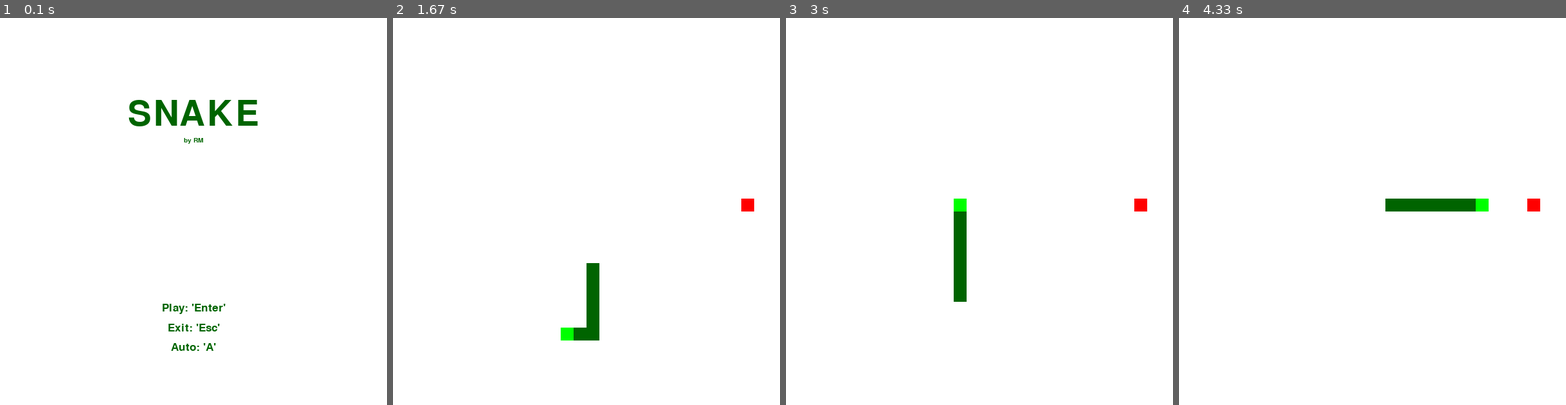
Above: before the commit, frames 1-4 (left to right).
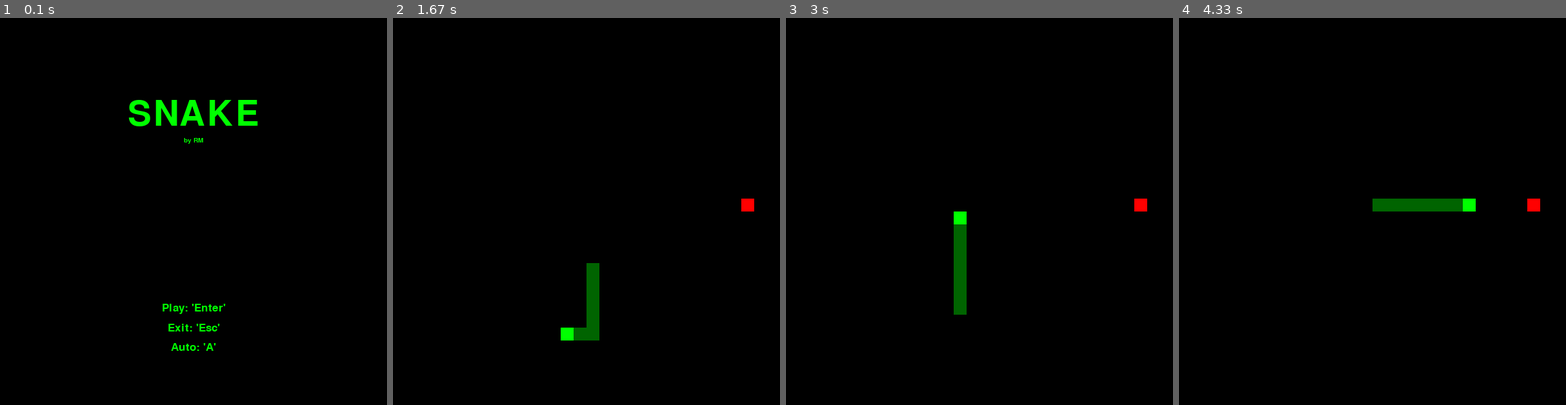
Above: after the commit, the same moments.

Repository: rafael-mrden/snake-pygame
Game: pygame game, started from snake/__main__.py
Same seed, same stepped clock (60 frames per second), same inputs: the game is played once before the commit and once after it.
Inputs:
- Up to frame 1 (0.1 s): no input
- Up to frame 2 (1.67 s): tap A at 0.33 s
- Up to frame 3 (3 s): no input
- Up to frame 4 (4.33 s): no input

The runs differ from the first frame. In frame 1, 100% of the frame differs, in the area x 0-100%, y 0-100%; in frame 2, 99%; in frame 3, 99%; in frame 4, 99%.

Commit message:
variable colors

Diff:
--- a/snake/game.py
+++ b/snake/game.py
@@ -9,27 +9,35 @@
     def __init__(self):
 
         # Game parameters
-        self.background_color = 'white'
-        self.screen_width  = 30
-        self.screen_height = 30
-        self.scaling_factor = 20
-
-        self.game_over_pause = 3 # seconds
-
-        # Initial snake parameters
-        self.initial_position = ( int(self.screen_width / 2), int(self.screen_height / 2) )
-        self.initial_length = 7
-        self.initial_direction = (1, 0)
-        self.initial_speed = 7 # Pixel per seconds
-        self.speed_increment = 0.5
-        #################
+        self.screen_parameters = {
+            'width'  : 30,
+            'height' : 30,
+            'scaling_factor' : 20 ,
+            'game_over_pause' : 3, # seconds
+        }
+
+        self.color_parameters = {
+            'background_color' : 'black',
+            'snake_color' : 'dark green',
+            'snake_head_color' : 'green',
+            'food_color' : 'red',
+            'text_color' : 'green',
+        }
+
+        self.initial_snake_parameters = {
+            'initial_position' : ( int(self.screen_parameters['width'] / 2), int(self.screen_parameters['height'] / 2) ),
+            'initial_length' : 7,
+            'initial_direction' : (1, 0),
+            'initial_speed' : 7, # Pixel per seconds
+            'speed_increment' : 0.25,
+        }
 
         pygame.init()
         pygame.display.set_caption("Snake")
-        self.screen = pygame.display.set_mode((self.screen_width * self.scaling_factor, self.screen_height * self.scaling_factor))
+        self.screen = pygame.display.set_mode((self.screen_parameters['width'] * self.screen_parameters['scaling_factor'], self.screen_parameters['height'] * self.screen_parameters['scaling_factor']))
         self.clock = pygame.time.Clock()
 
-        self.snake = SnakeObject( self.initial_position, self.initial_length, self.initial_direction, self.initial_speed, self.speed_increment, self.screen_width, self.screen_height)
+        self.snake = SnakeObject(self.initial_snake_parameters, self.screen_parameters, self.color_parameters)
 
         self.state = 'welcome'
         self.auto = False # True = Self-driving snake - experimental
@@ -55,7 +63,7 @@
 
 
     def welcome(self):
-        self.screen.fill(self.background_color)
+        self.screen.fill(self.color_parameters['background_color'])
 
         x_max, y_max = Vector2(self.screen.get_size())
         position1 = Vector2(x_max / 2, y_max / 4)
@@ -64,12 +72,13 @@
         position4 = Vector2(x_max / 2, 3 * y_max / 4)
         position5 = Vector2(x_max / 2, 3 * y_max / 4 + 30)
         position6 = Vector2(x_max / 2, 3 * y_max / 4 + 60)
-
-        self.screen.blit( *print_text("SNAKE", position1, "dark green", self.font(80)) )
-        self.screen.blit( *print_text("by RM", position2, "dark green", self.font(15)) )
-        self.screen.blit( *print_text("Play: 'Enter'", position4, "dark green", self.font(25)) )
-        self.screen.blit( *print_text("Exit: 'Esc'", position5, "dark green", self.font(25)) )
-        self.screen.blit( *print_text("Auto: 'A'", position6, "dark green", self.font(25)) )
+        color = self.color_parameters['text_color']
+
+        self.screen.blit( *print_text("SNAKE", position1, color, self.font(80)) )
+        self.screen.blit( *print_text("by RM", position2, color, self.font(15)) )
+        self.screen.blit( *print_text("Play: 'Enter'", position4, color, self.font(25)) )
+        self.screen.blit( *print_text("Exit: 'Esc'", position5, color, self.font(25)) )
+        self.screen.blit( *print_text("Auto: 'A'", position6, color, self.font(25)) )
 
 
         pygame.display.flip()
@@ -107,13 +116,21 @@
                 quit()
 
         head = Vector2(self.snake.head())
+        body = self.snake.body
         direction = Vector2(self.snake.direction)
-        body = self.snake.body
         food = Vector2(self.snake.food)
 
+        #new_direction = make_decision(head, body, direction, food)
+
+        #self.snake.change_direction(new_direction)
+        #return
+
         current_distance = head.distance_squared_to(food)
 
-        foods = [ food ] + [food + Vector2(v) for v in [(self.screen_width, 0), (-self.screen_width, 0), (0, self.screen_height), (0, -self.screen_height)]]
+        x = self.screen_parameters['width']
+        y = self.screen_parameters['height']
+
+        foods = [ food ] + [food + Vector2(v) for v in [(x, 0), (-x, 0), (0, y), (0, -y)]]
         current_distance = head.distance_squared_to(food)
 
         directions = [ direction ] + [Vector2(v) for v in [(1, 0), (-1, 0), (0, 1), (0, -1)] if v not in [-direction, direction] ]
@@ -141,18 +158,18 @@
             self.snake.move()
 
             if self.snake.is_dead():
-                pygame.time.wait(1000 * self.game_over_pause)
-                self.score = self.snake.size() - self.initial_length
+                pygame.time.wait(1000 * self.screen_parameters['game_over_pause'])
+                self.score = self.snake.size() - self.initial_snake_parameters['initial_length']
 
                 self.state = 'game_over'
                 self.snake = None
 
 
     def _draw(self):
-        self.screen.fill(self.background_color)
-
-        if self.snake:
-            self.snake_screen = pygame.Surface((self.screen_width, self.screen_height), pygame.SRCALPHA, 32)
+        self.screen.fill(self.color_parameters['background_color'])
+
+        if self.snake:
+            self.snake_screen = pygame.Surface((self.screen_parameters['width'], self.screen_parameters['height']), pygame.SRCALPHA, 32)
             self.snake.draw(self.snake_screen)
             self.screen.blit(pygame.transform.scale(self.snake_screen, self.screen.get_rect().size), (0, 0))
 
@@ -163,18 +180,19 @@
 
 
     def game_over(self):
-        self.screen.fill(self.background_color)
+        self.screen.fill(self.color_parameters['background_color'])
 
         x_max, y_max = Vector2(self.screen.get_size())
         position1 = Vector2(x_max / 2, y_max / 4)
         position3 = Vector2(x_max / 2, y_max / 2)
         position4 = Vector2(x_max / 2, 3 * y_max / 4)
         position5 = Vector2(x_max / 2, 3 * y_max / 4 + 30)
-
-        self.screen.blit( *print_text("GAME OVER!", position1, "dark green", self.font(40)) )
-        self.screen.blit( *print_text(f"Score: {self.score}", position3, "dark green", self.font(30)) )
-        self.screen.blit( *print_text("Play: 'Enter'", position4, "dark green", self.font(25)) )
-        self.screen.blit( *print_text("Exit: 'Esc'", position5, "dark green", self.font(25)) )
+        color = self.color_parameters['text_color']
+
+        self.screen.blit( *print_text("GAME OVER!", position1, color, self.font(40)) )
+        self.screen.blit( *print_text(f"Score: {self.score}", position3, color, self.font(30)) )
+        self.screen.blit( *print_text("Play: 'Enter'", position4, color, self.font(25)) )
+        self.screen.blit( *print_text("Exit: 'Esc'", position5, color, self.font(25)) )
 
         pygame.display.flip()
 
--- a/snake/models.py
+++ b/snake/models.py
@@ -1,16 +1,21 @@
 from utils import *
-
+from pygame.math import Vector2
 
 class SnakeObject:
-    def __init__(self, initial_position, initial_length, initial_direction, initial_speed, speed_increment, screen_width, screen_height):
-        self.body = [(initial_position[0] - i, initial_position[1]) for i in reversed(range(initial_length))]
-        self.direction = initial_direction
-        self.speed = initial_speed
-        self.speed_increment = speed_increment
-        self.screen_width = screen_width
-        self.screen_height = screen_height
+    def __init__(self, initial_snake_parameters, screen_parameters, color_parameters):
+
+        x0, y0 = initial_snake_parameters['initial_position']
+        len0 = initial_snake_parameters['initial_length']
+        self.body = [(x0 - i, y0) for i in reversed(range(len0))]
+        self.direction = initial_snake_parameters['initial_direction']
+        self.speed = initial_snake_parameters['initial_speed']
+        self.speed_increment = initial_snake_parameters['speed_increment']
+        self.screen_width = screen_parameters['width']
+        self.screen_height = screen_parameters['height']
+        self.color_parameters = color_parameters
 
         self.food = position_food(self.body, self.screen_width, self.screen_height)
+
 
     def head(self):
         return self.body[-1]
@@ -21,7 +26,7 @@
     def move(self):
         head = self.head()
         direction = self.direction
-        new_head = ((head[0] + direction[0]) % self.screen_width, (head[1] + direction[1]) % self.screen_height)   # '%' here makes the snake return
+        new_head = modulo(head[0] + direction[0], head[1] + direction[1], self.screen_width, self.screen_height)
         self.body.append(new_head)
 
         if self.got_food():
@@ -46,8 +51,8 @@
 
 
     def draw(self, surface):
-        surface.set_at(self.head(), 'green')
+        surface.set_at(self.head(), self.color_parameters['snake_head_color'])
         for point in self.body[:-1]:
-            surface.set_at(point, 'dark green')
+            surface.set_at(point, self.color_parameters['snake_color'])
 
-        surface.set_at(self.food, 'red')
+        surface.set_at(self.food, self.color_parameters['food_color'])
--- a/snake/utils.py
+++ b/snake/utils.py
@@ -12,8 +12,15 @@
 
 def position_food(exceptions, screen_width, screen_height):
     '''Chooses a random position for food.'''
+
     while True:
         x = randint(0, screen_width - 1)
         y = randint(0, screen_height - 1)
         if (x,y) not in exceptions:
             return (x, y)
+
+
+def modulo(x, y, screen_width, screen_height):
+    '''Makes coordinates small enough to appear on screen.'''
+
+    return (int(x) % screen_width, int(y) % screen_height)
